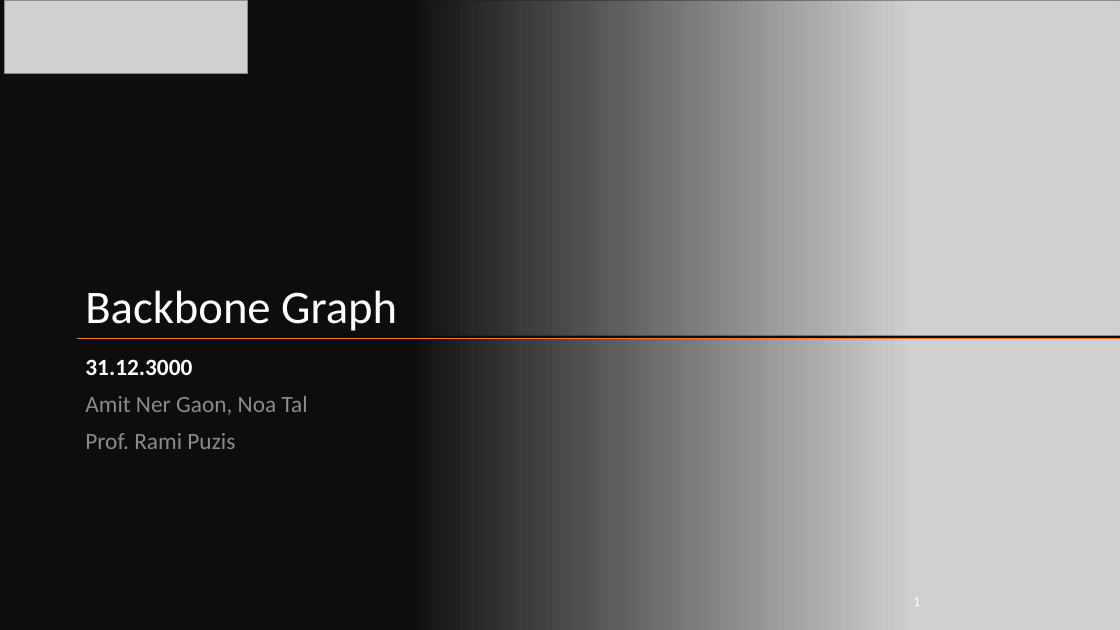
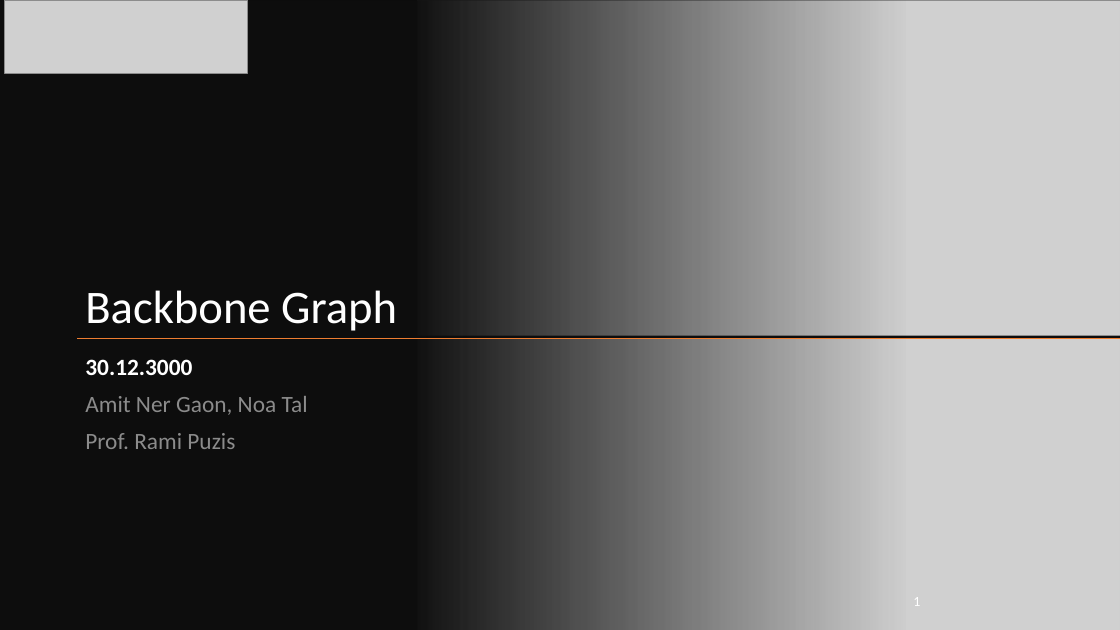
Before and after one commit to NoaTal1996/Backbone-Graph, a slide deck: slide 1 of docs/base_slides.pptx. Drawn at 1120x630 pixels with LibreOffice and Linux fonts; fonts in the diff are those of the drawing; grey boxes stand for pictures; background and template pictures are left out. Boxes give left, top, right and bottom in pixels: in the first picture for what was removed or moved away, otherwise in the second. Text is boxed around its words. In the diff, an @@ line names an element or a change of style, - is before the commit and + after.

```diff
--- a/docs/base_slides.pptx
+++ b/docs/base_slides.pptx
@@ subtitle at (85,359,192,375): text changed @@
-31.12.3000
+30.12.3000
```
Also in this commit, not shown: 3 other slides changed, 2 slides added, 3 other files.
